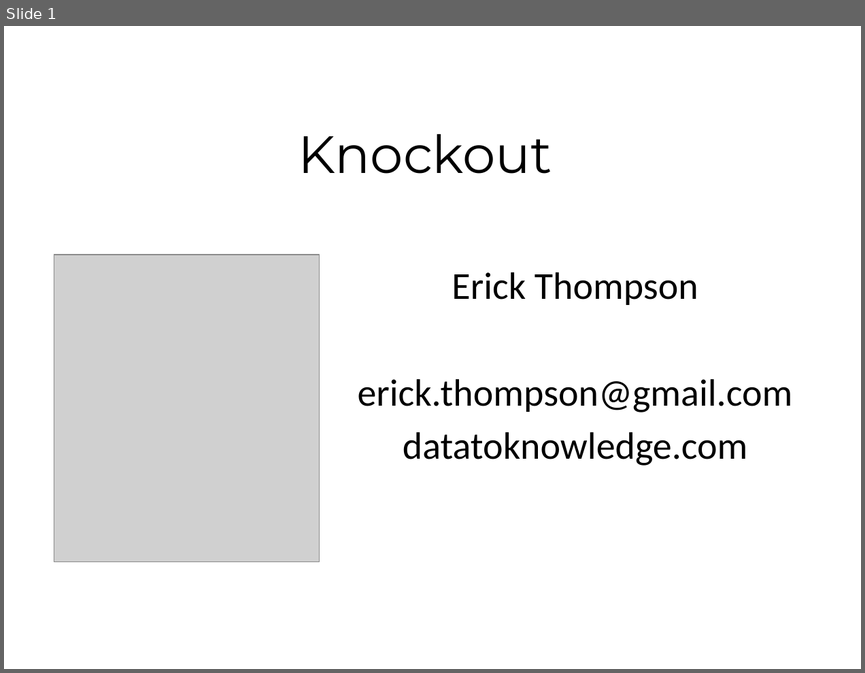
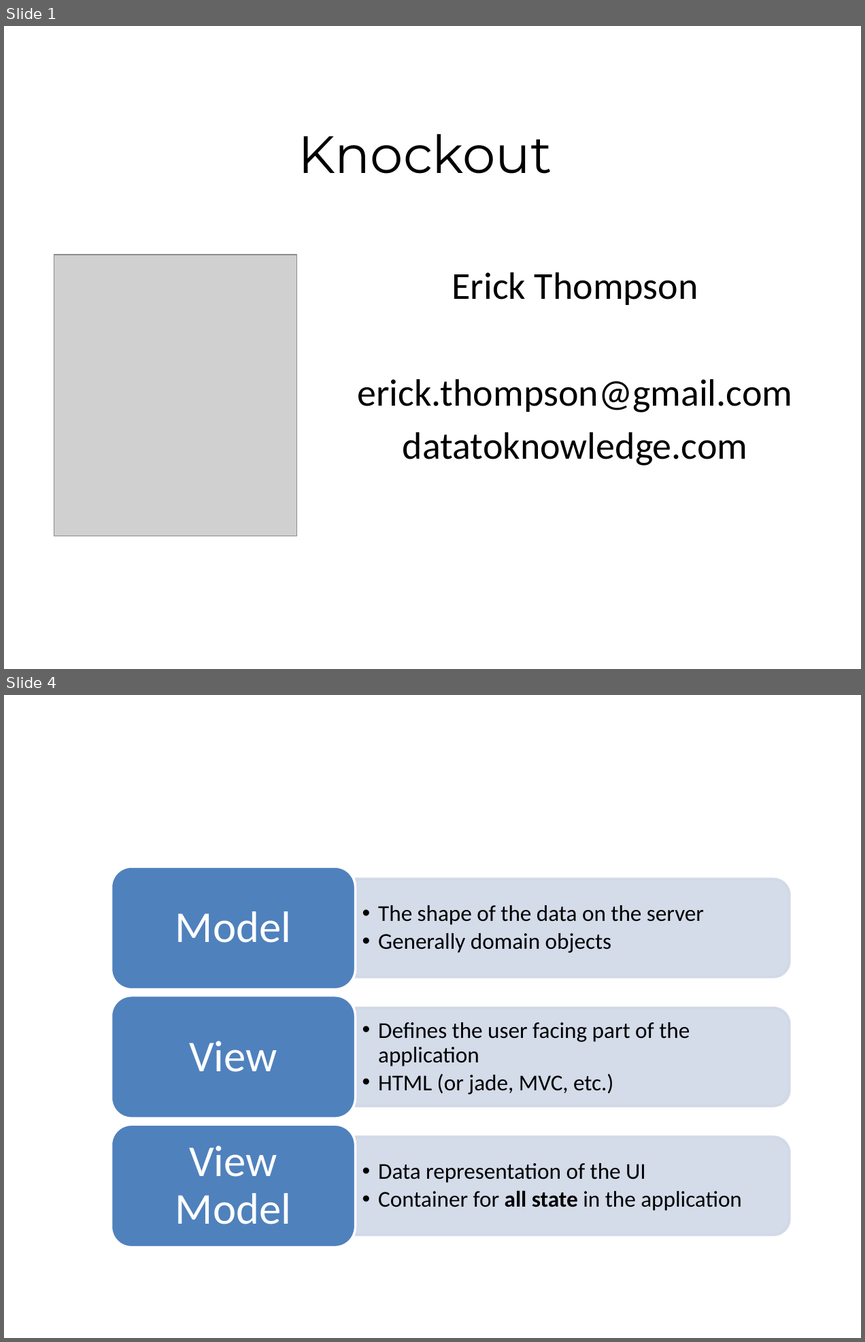
Before and after one commit to erick-thompson/OlyNodeKnockoutDemo, a slide deck: deck/Knockout.pptx. Shown one above the other, each under a label of ours: slide 1 before the commit, slides 1 and 4 after it; the slides between them are not shown. The pictures are 865x673 and 865x1342 pixels, drawn with LibreOffice and Linux fonts; fonts in the diff are those of the drawing; grey boxes stand for pictures. Boxes give left, top, right and bottom in pixels: in the first picture for what was removed or moved away, otherwise in the second. Text is boxed around its words. In the diff, an @@ line names an element or a change of style, - is before the commit and + after.

```diff
--- a/deck/Knockout.pptx
+++ b/deck/Knockout.pptx
@@ slide 4 added at [4, 695, 861, 1338], background #FFFFFF @@
@@ group added at [111, 866, 789, 1246]: 6 texts, 3 round same rects, 3 rounded rectangles @@
+  •• The shape of the data on the server
+  •• Generally domain objects
+Model
+  •• Defines the user facing part of the application
+  •• HTML (or jade, MVC, etc.)
+View
+  •• Data representation of the UI
+  •• Container for all state in the application
+View Model
@@ slide 1 changed as well @@
@@ picture: place and size @@
-picture at [54, 254, 318, 562]
+picture at [54, 254, 296, 536]
```
Also in this commit, not shown: 2 other slides added, 1 slide removed, 33 other files.
